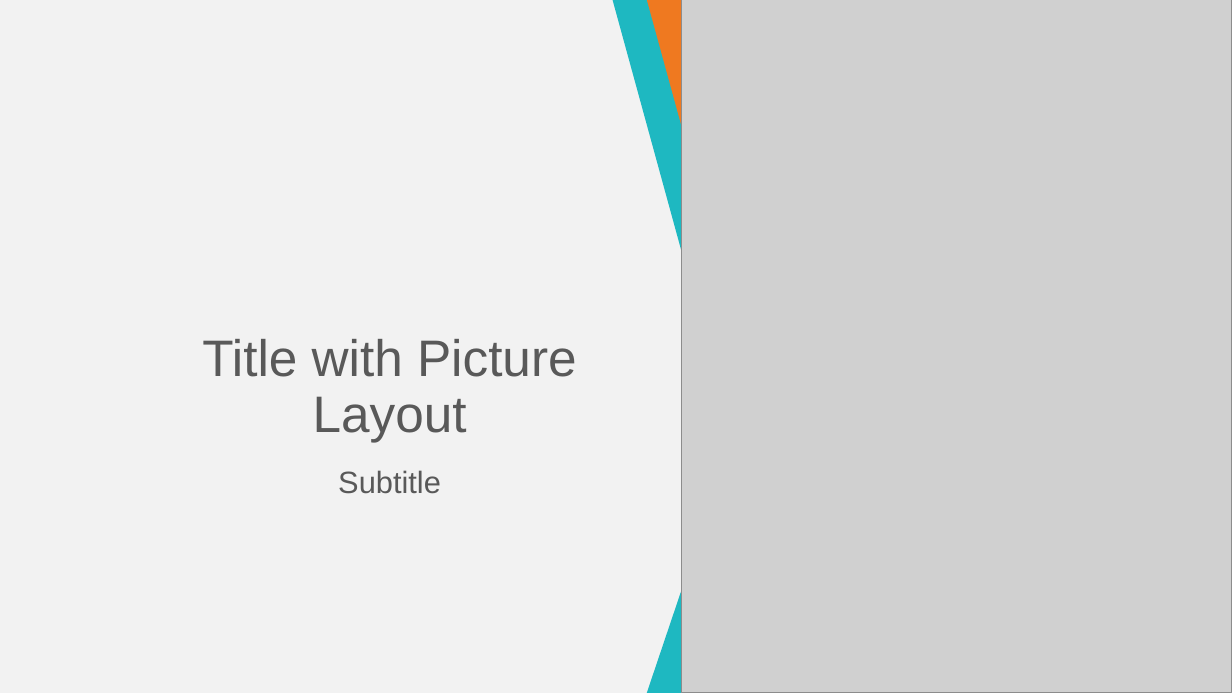
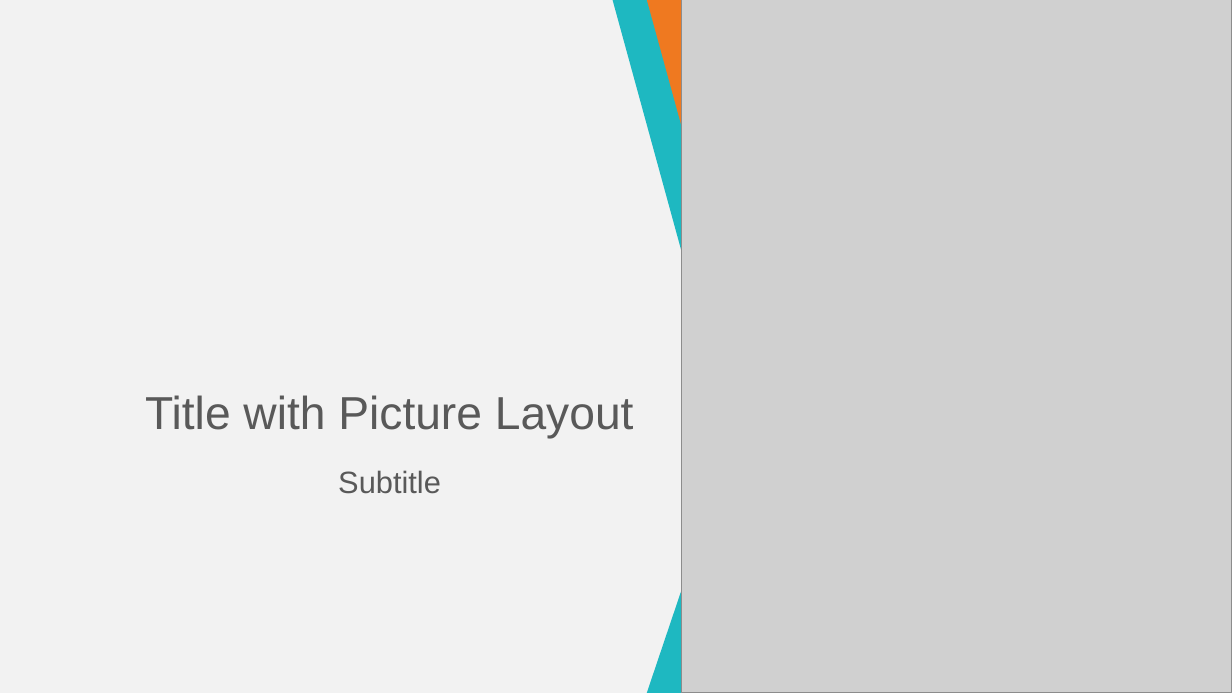
Before and after one commit to jeffryang24/RouterMaya, a slide deck: slide 1 of PPT/Template/Tabloid Router Maya.potx. Drawn at 1232x693 pixels with LibreOffice and Linux fonts; fonts in the diff are those of the drawing; grey boxes stand for pictures; background and template pictures are left out. Boxes give left, top, right and bottom in pixels: in the first picture for what was removed or moved away, otherwise in the second. Text is boxed around its words. In the diff, an @@ line names an element or a change of style, - is before the commit and + after.

Commit message:
#20161112 -> template revision

```diff
--- a/PPT/Template/Tabloid Router Maya.potx
+++ b/PPT/Template/Tabloid Router Maya.potx
@@ title "Title with Picture Layout" at [145, 395, 634, 439]: size 40 to 36 pt @@
```
